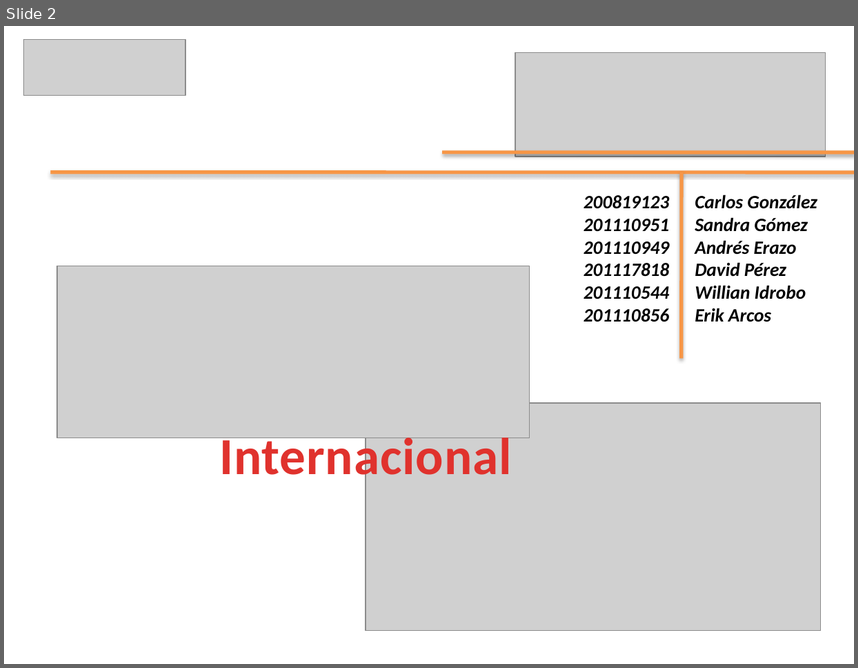
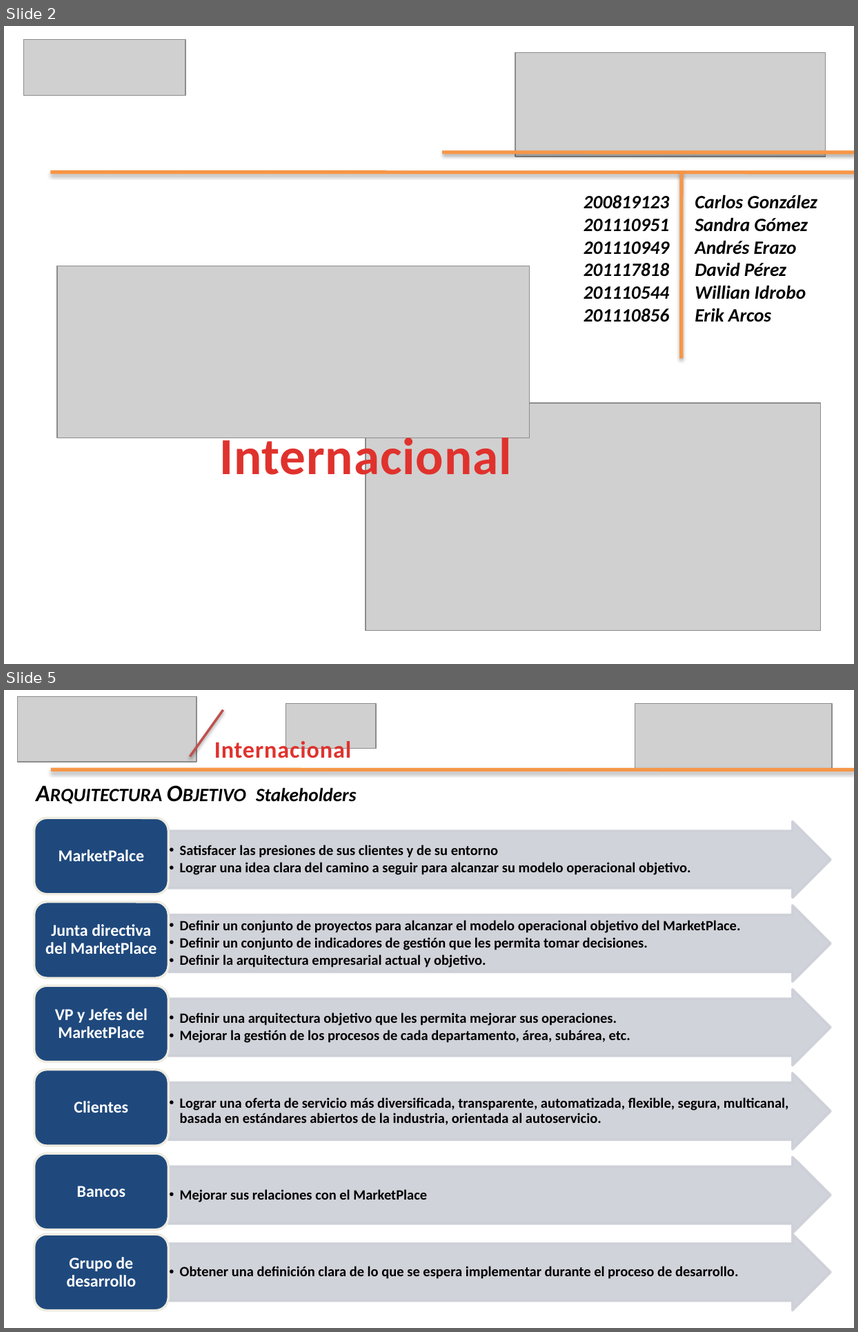
Before and after one commit to leseroth/ingenium-managment, a slide deck: CSOF5100 Proyecto 1/0621PresentacionIngenium.pptx. Shown one above the other, each under a label of ours: slide 2 before the commit, slides 2 and 5 after it; the slides between them are not shown. The pictures are 858x668 and 858x1332 pixels, drawn with LibreOffice and Linux fonts; fonts in the diff are those of the drawing; grey boxes stand for pictures. Boxes give left, top, right and bottom in pixels: in the first picture for what was removed or moved away, otherwise in the second. Text is boxed around its words. In the diff, an @@ line names an element or a change of style, - is before the commit and + after.

```diff
--- a/CSOF5100 Proyecto 1/0621PresentacionIngenium.pptx
+++ b/CSOF5100 Proyecto 1/0621PresentacionIngenium.pptx
@@ slide 5 added at (4, 690, 854, 1328), background #FFFFFF @@
@@ picture added at (18, 697, 197, 762) @@
@@ line added from (190, 756) to (223, 709), #C0504D 2 pt @@
@@ picture added at (286, 704, 377, 749) @@
@@ picture added at (635, 704, 832, 770) @@
@@ text added at (214, 738, 352, 758), 20 pt, text gradient #E0322D to #A2201C, bold @@
+Internacional
@@ line added from (51, 770) to (854, 770), #F79646 3 pt @@
@@ text added at (256, 787, 357, 802), 20 pt, text #000000, bold, italic, small capitals @@
+Arquitectura Objetivo Stakeholders
@@ group added at (34, 818, 831, 1310): 12 texts, 6 right arrows, 6 rounded rectangles @@
+  •• Satisfacer las presiones de sus clientes y de su entorno
+  •• Lograr una idea clara del camino a seguir para alcanzar su modelo operacional objetivo.
+MarketPalce
+  •• Definir un conjunto de proyectos para alcanzar el modelo operacional objetivo del MarketPlace.
+  •• Definir un conjunto de indicadores de gestión que les permita tomar decisiones.
+  •• Definir la arquitectura empresarial actual y objetivo.
+Junta directiva del MarketPlace
+  •• Definir una arquitectura objetivo que les permita mejorar sus operaciones.
+  •• Mejorar la gestión de los procesos de cada departamento, área, subárea, etc.
+VP y Jefes del MarketPlace
+  •• Lograr una oferta de servicio más diversificada, transparente, automatizada, flexible, segura, multicanal, basada en estándares abiertos de la industria, orientada al autoservicio.
+Clientes
+  •• Mejorar sus relaciones con el MarketPlace
+Bancos
+  •• Obtener una definición clara de lo que se espera implementar durante el proceso de desarrollo.
+Grupo de desarrollo
```
Also in this commit, not shown: 11 slides changed, 15 other slides added, 13 slides removed.
